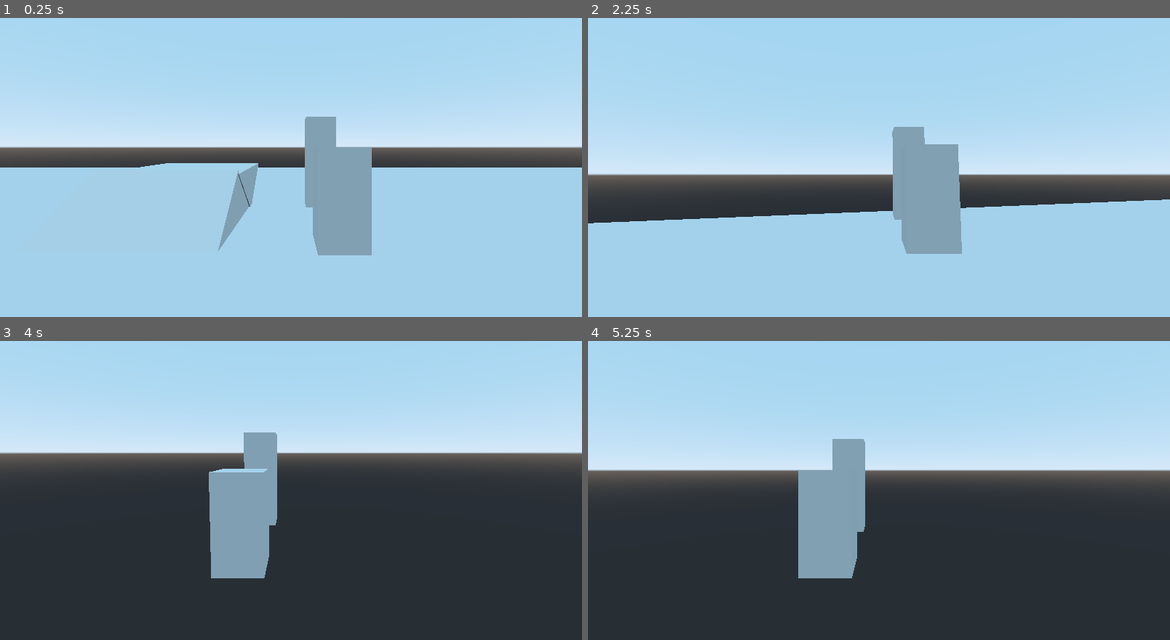
Above: before the commit, frames 1-4 (two rows, left to right).
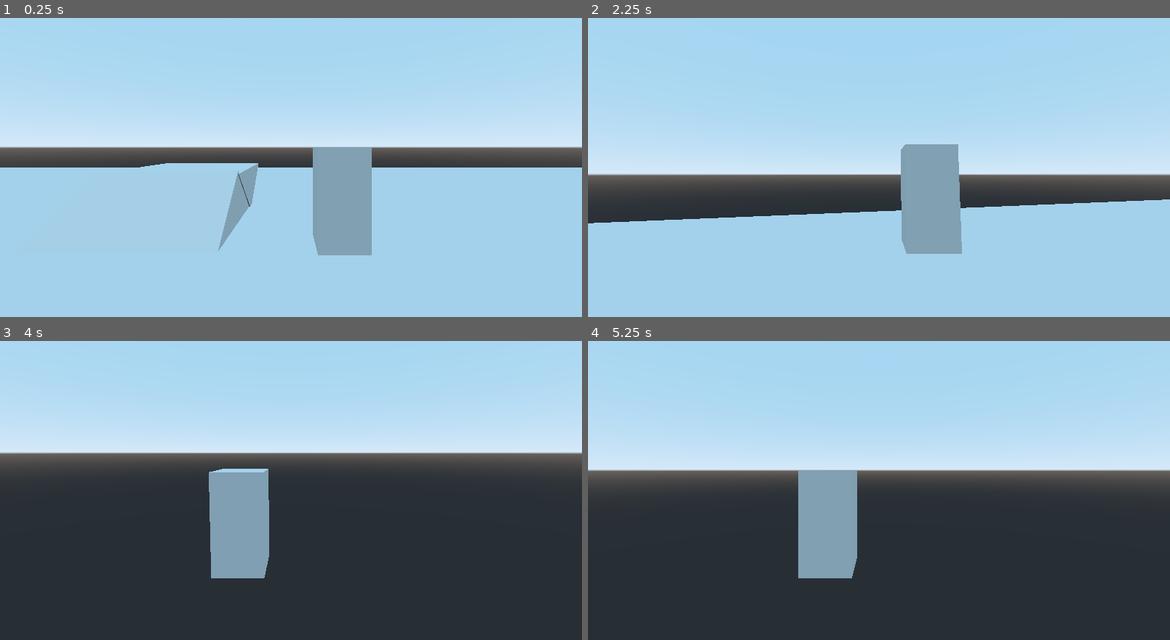
Above: after the commit, the same moments.

Repository: Paulpanther/MultiplayerTowerDefense
Game: Godot game, scene res://game/game.tscn
Two runs of this game, one before a commit and one after it. Both use one fixed random seed, a clock stepped at 60 frames per second and the inputs below.
Inputs (mouse positions are in pixels of both pictures, inside the frame that each line leads up to):
- Up to frame 1 (0.25 s): no input
- Up to frame 2 (2.25 s): tap Enter (ui_accept) at 0.5, 0.77, 1.52 s; move the mouse to (908, 146) at 0.52 s; hold W (move_forward) from 0.53 s (still down); click (908, 146) at 0.6 s; tap C (place_tower_mode, bound only after the commit) at 0.8, 1.35 s; move the mouse to (849, 149) at 1.27 s; click (849, 149) at 1.55 s; move the mouse to (890, 140) at 2.02 s; hold Q (camera_left) from 2.03 s (still down); click (890, 140) at 2.17 s
- Up to frame 3 (4 s): keep holding W (move_forward); tap C (place_tower_mode, bound only after the commit) at 2.3, 3.8 s; move the mouse to (285, 475) at 2.77 s; release Q (camera_left) at 2.78 s; tap E (camera_right) at 2.85 s; tap Enter (ui_accept) at 3.02, 3.5, 3.77 s; click (285, 475) at 3.05 s; move the mouse to (331, 475) at 3.52 s; click (331, 475) at 3.6 s
- Up to frame 4 (5.25 s): keep holding W (move_forward); tap Enter (ui_accept) at 4.25, 4.52, 5 s; move the mouse to (832, 466) at 4.27 s; tap C (place_tower_mode, bound only after the commit) at 4.35 s; click (832, 466) at 4.55 s; move the mouse to (884, 469) at 5.02 s; click (884, 469) at 5.1 s

The runs differ from the first frame. In frame 1, 0.8% of the frame differs, in the area x 52-58%, y 33-64%; in frame 2, 0.7%; in frame 3, 0.9%, in the area x 41-48%, y 30-62%; in frame 4, 0.9%.

Commit message:
Add TowerGhost

Diff:
--- a/player/Hand.gd
+++ b/player/Hand.gd
@@ -3,13 +3,27 @@
 var tower = preload("res://tower/Tower.tscn")
 
 
+var tower_place_mode = false
+
 func _process(delta):
 	var ray = $RayCast
 	var player = get_parent()
+	var game = player.get_parent()
+	var ghost = player.get_node("PlacementGhost")
 
-	if ray.is_colliding():
-		print(ray.get_collider())
+	if Input.is_action_just_pressed("place_tower_mode"):
+		tower_place_mode = not tower_place_mode
+
+		if not tower_place_mode:
+			ghost.remove_obj()
+
+	if tower_place_mode and ray.is_colliding():
 		var point = ray.get_collision_point()
-		var ghost = player.get_node("PlacementGhost")
 		ghost.set_scene_if_not_present(tower)
 		ghost.global_transform.origin = point
+
+		if Input.is_action_just_pressed("mouse_click"):
+			game.add_child(ghost.remove_obj())
+			tower_place_mode = false
+	else:
+		print(ray.is_colliding())
--- a/player/PlacementGhost.gd
+++ b/player/PlacementGhost.gd
@@ -1,10 +1,18 @@
 extends Node
 
+var placed = false
 
 func set_scene_if_not_present(scene: PackedScene):
-	if get_child_count() == 0:
-		var instance = scene.instance()
-		add_child(instance)
+	if not placed:
+		placed = scene.instance()
+		placed.set_ghost(true)
+		add_child(placed)
 
 func remove_obj():
-	pass
+	if placed:
+		placed.set_ghost(false)
+		remove_child(placed)
+		placed.global_transform.origin = self.global_transform.origin
+		var p = placed
+		placed = false
+		return p
--- a/project.godot
+++ b/project.godot
@@ -82,6 +82,16 @@
 "events": [ Object(InputEventKey,"resource_local_to_scene":false,"resource_name":"","device":0,"alt":false,"shift":false,"control":false,"meta":false,"command":false,"pressed":false,"scancode":69,"physical_scancode":0,"unicode":0,"echo":false,"script":null)
  ]
 }
+mouse_click={
+"deadzone": 0.5,
+"events": [ Object(InputEventMouseButton,"resource_local_to_scene":false,"resource_name":"","device":0,"alt":false,"shift":false,"control":false,"meta":false,"command":false,"button_mask":0,"position":Vector2( 0, 0 ),"global_position":Vector2( 0, 0 ),"factor":1.0,"button_index":1,"pressed":false,"doubleclick":false,"script":null)
+ ]
+}
+place_tower_mode={
+"deadzone": 0.5,
+"events": [ Object(InputEventKey,"resource_local_to_scene":false,"resource_name":"","device":0,"alt":false,"shift":false,"control":false,"meta":false,"command":false,"pressed":false,"scancode":67,"physical_scancode":0,"unicode":0,"echo":false,"script":null)
+ ]
+}
 
 [physics]
 
--- a/tower/Tower.gd
+++ b/tower/Tower.gd
@@ -1,4 +1,7 @@
 extends Node
 
-func set_ghost():
-	$MeshInstance
+
+
+
+func set_ghost(enable):
+	pass
--- /dev/null
+++ b/tower/Tower.tres
@@ -0,0 +1,4 @@
+[gd_resource type="SpatialMaterial" format=2]
+
+[resource]
+flags_transparent = true
--- a/tower/Tower.tscn
+++ b/tower/Tower.tscn
@@ -1,19 +1,21 @@
-[gd_scene load_steps=4 format=2]
+[gd_scene load_steps=5 format=2]
+
+[ext_resource path="res://tower/Tower.gd" type="Script" id=1]
+[ext_resource path="res://tower/Tower.tres" type="Material" id=2]
 
 [sub_resource type="CubeMesh" id=1]
 size = Vector3( 1, 3, 1 )
-
-[sub_resource type="SpatialMaterial" id=3]
 
 [sub_resource type="BoxShape" id=2]
 extents = Vector3( 0.5, 1.5, 0.5 )
 
 [node name="Tower" type="StaticBody"]
+script = ExtResource( 1 )
 
 [node name="MeshInstance" type="MeshInstance" parent="."]
 transform = Transform( 1, 0, 0, 0, 1, 0, 0, 0, 1, 0, 1.5, 0 )
 mesh = SubResource( 1 )
-material/0 = SubResource( 3 )
+material/0 = ExtResource( 2 )
 
 [node name="CollisionShape" type="CollisionShape" parent="."]
 transform = Transform( 1, 0, 0, 0, 1, 0, 0, 0, 1, 0, 1.5, 0 )
--- /dev/null
+++ b/tower/TowerGhost.tres
@@ -0,0 +1,5 @@
+[gd_resource type="SpatialMaterial" format=2]
+
+[resource]
+flags_transparent = true
+albedo_color = Color( 1, 1, 1, 0.203922 )
